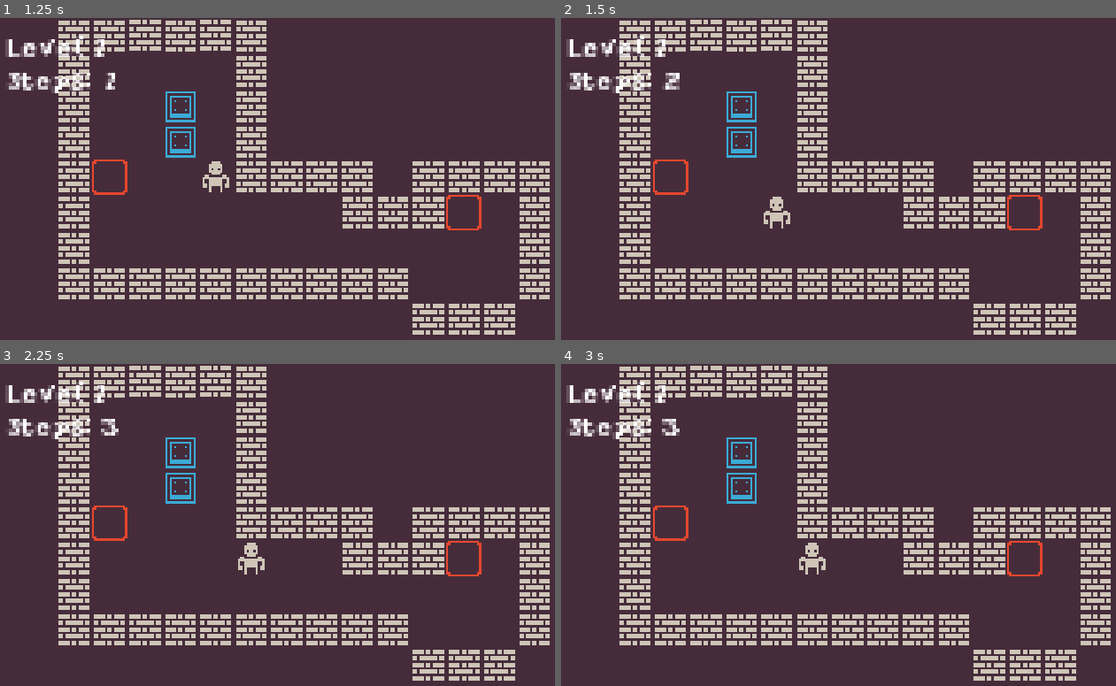
Above: before the commit, frames 1-4 (two rows, left to right).
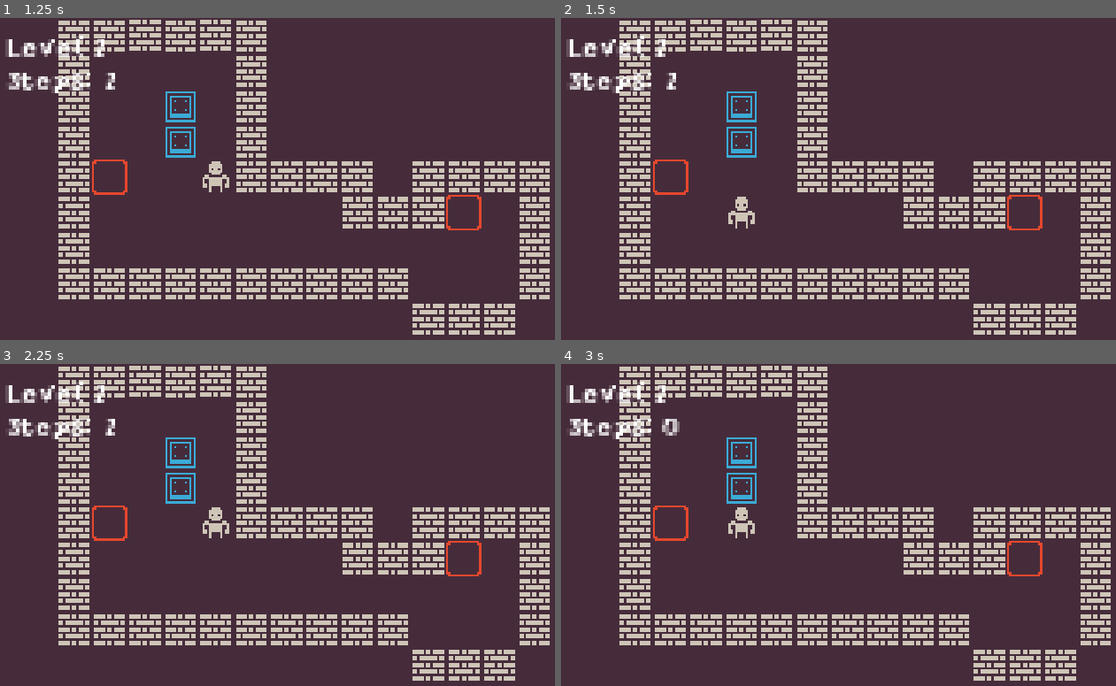
Above: after the commit, the same moments.

Repository: jozsefgorcs/godot_grid_move
Game: Godot game, scene res://Game.tscn
Same seed, same stepped clock (60 frames per second), same inputs: the game is played once before the commit and once after it.
Inputs:
- Up to frame 1 (1.25 s): tap Enter at 0.5 s; hold Right (ui_right) from 0.53 s (still down)
- Up to frame 2 (1.5 s): tap R (reset, bound only after the commit) at 1.25 s; release Right (ui_right) at 1.28 s; hold Down (ui_down) from 1.28 s (still down)
- Up to frame 3 (2.25 s): tap R (reset, bound only after the commit) at 2 s; release Down (ui_down) at 2.03 s; hold Right (ui_right) from 2.03 s (still down)
- Up to frame 4 (3 s): tap R (reset, bound only after the commit) at 2.75 s; release Right (ui_right) at 2.78 s; hold Up (ui_up) from 2.78 s (still down)

Frame 1 is identical in both runs. In frame 2, 0.6% of the frame differs, in the area x 18-42%, y 17-66%; in frame 3, 0.6%, in the area x 18-48%, y 17-66%; in frame 4, 0.6%.

Commit message:
add tween

Diff:
--- a/Game.tscn
+++ b/Game.tscn
@@ -199,4 +199,5 @@
 "_edit_use_anchors_": false
 }
 [connection signal="player_move_signal" from="Player" to="." method="_on_Player_player_move_signal"]
+[connection signal="reset_signal" from="Player" to="." method="_on_Player_reset_signal"]
 [connection signal="confirmed" from="AcceptDialog" to="." method="_on_AcceptDialog_confirmed"]
--- a/Scenes/Box.tscn
+++ b/Scenes/Box.tscn
@@ -22,3 +22,5 @@
 [node name="RayCast2D" type="RayCast2D" parent="."]
 position = Vector2( 8, 8 )
 cast_to = Vector2( 0, 16 )
+
+[node name="Tween" type="Tween" parent="."]
--- a/Scenes/Player.tscn
+++ b/Scenes/Player.tscn
@@ -20,3 +20,5 @@
 [node name="RayCast2D" type="RayCast2D" parent="."]
 position = Vector2( 8, 8 )
 cast_to = Vector2( 0, 16 )
+
+[node name="Tween" type="Tween" parent="."]
--- a/Scripts/Box.gd
+++ b/Scripts/Box.gd
@@ -17,7 +17,9 @@
 	var vector_pos = inputs[dir] * grid_size
 	ray.cast_to = vector_pos
 	ray.force_raycast_update()
+	$Tween.interpolate_property(self, "position", position, position+vector_pos, .2, Tween.TRANS_SINE, Tween.EASE_IN_OUT)
 	if !ray.is_colliding():
 		position += vector_pos
+		$Tween.start()
 		return true
 	return false
--- a/Scripts/Game.gd
+++ b/Scripts/Game.gd
@@ -22,3 +22,7 @@
 
 func _on_Player_player_move_signal():
 	steps += 1
+
+
+func _on_Player_reset_signal():
+	get_tree().reload_current_scene()
--- a/Scripts/Player.gd
+++ b/Scripts/Player.gd
@@ -4,6 +4,7 @@
 
 onready var ray = $RayCast2D
 signal player_move_signal
+signal reset_signal
 
 var inputs = {
 	'ui_up':Vector2.UP,
@@ -15,18 +16,22 @@
 func _unhandled_input(event):
 	for dir in inputs.keys():
 		if(event.is_action_pressed(dir)):
-			move(dir)
+			if !$Tween.is_active():
+				move(dir)
+	if event.is_action_pressed("reset"):
+		emit_signal("reset_signal")
 
 func move(dir):
 	var vector_pos = inputs[dir] * grid_size
 	ray.cast_to = vector_pos
 	ray.force_raycast_update()
+	$Tween.interpolate_property(self, "position", position, position+vector_pos, .2, Tween.TRANS_SINE, Tween.EASE_IN_OUT)
 	if !ray.is_colliding():
-		position += vector_pos
+		$Tween.start()
 		emit_signal("player_move_signal")
 	else:
 		var collider = ray.get_collider()
 		if collider.is_in_group('box'):
 			if collider.move(dir):
-				position += vector_pos
+				$Tween.start()
 				emit_signal("player_move_signal")
--- a/project.godot
+++ b/project.godot
@@ -26,6 +26,14 @@
 window/stretch/mode="2d"
 window/stretch/aspect="keep"
 
+[input]
+
+reset={
+"deadzone": 0.5,
+"events": [ Object(InputEventKey,"resource_local_to_scene":false,"resource_name":"","device":0,"alt":false,"shift":false,"control":false,"meta":false,"command":false,"pressed":false,"scancode":82,"unicode":0,"echo":false,"script":null)
+ ]
+}
+
 [rendering]
 
 environment/default_clear_color=Color( 0.278431, 0.176471, 0.235294, 1 )
